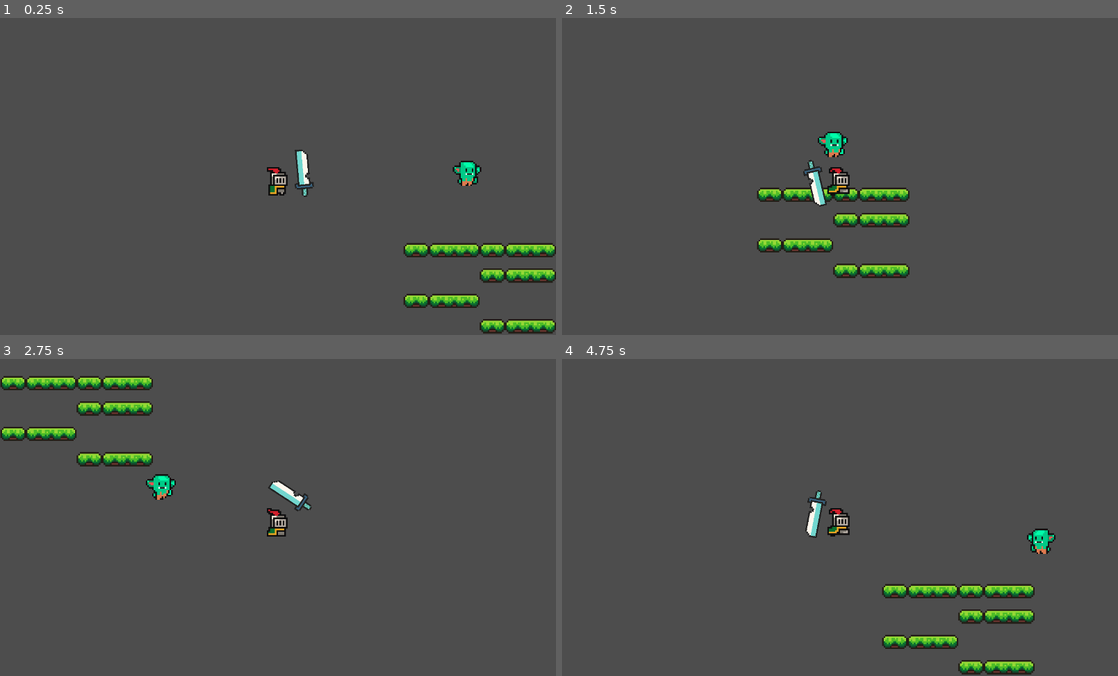
Above: before the commit, frames 1-4 (two rows, left to right).
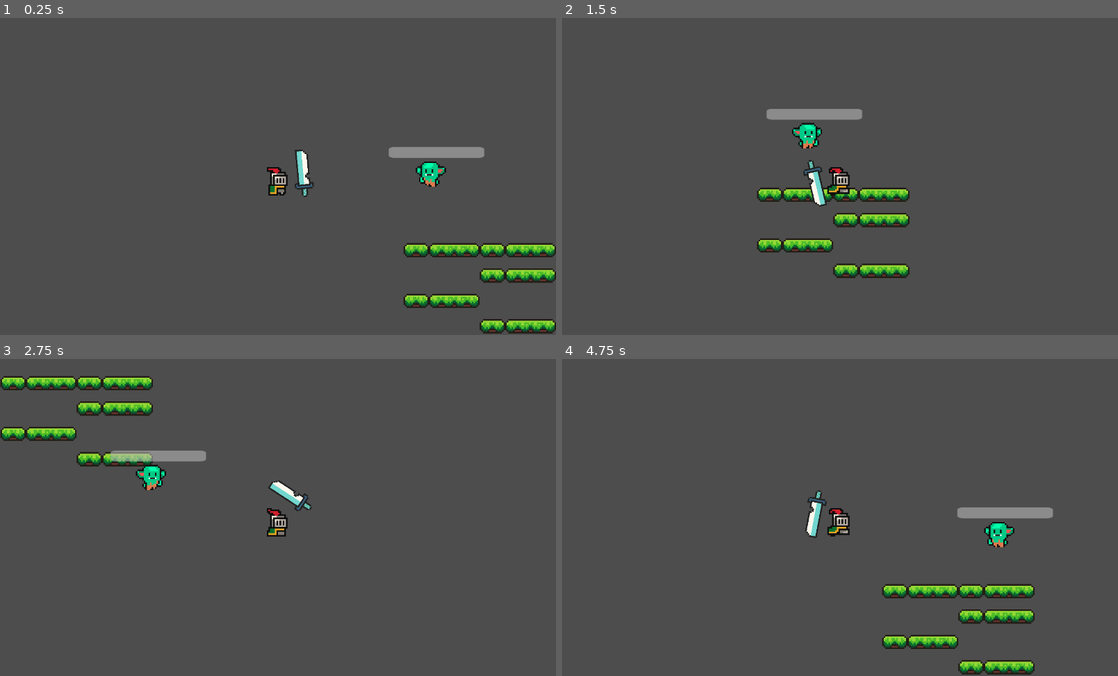
Above: after the commit, the same moments.

Repository: IAmRustee/Secrets-of-Harkanon-The-Silver-Moon-City
Game: Godot game, scene res://secrets-of-harkanon-the-silver-moon-city/Scenes/world.tscn
Two runs of this game, one before a commit and one after it. Both use one fixed random seed, a clock stepped at 60 frames per second and the inputs below.
Inputs (mouse positions are in pixels of both pictures, inside the frame that each line leads up to):
- Up to frame 1 (0.25 s): no input
- Up to frame 2 (1.5 s): move the mouse to (962, 160) at 0.52 s; press the mouse at (962, 160) at 0.53 s; hold D (Move_right) 0.53-1.28 s; move the mouse to (728, 192) at 1.27 s; release the mouse at (728, 192) at 1.28 s; hold S (Move_down) from 1.28 s (still down); click (728, 192) at 1.35 s
- Up to frame 3 (2.75 s): move the mouse to (333, 447) at 2.02 s; release S (Move_down) at 2.03 s; press the mouse at (333, 447) at 2.03 s; hold D (Move_right) from 2.03 s (still down)
- Up to frame 4 (4.75 s): move the mouse to (812, 580) at 2.77 s; release D (Move_right) at 2.78 s; release the mouse at (812, 580) at 2.78 s; hold W (Move_up) 2.78-3.53 s; click (812, 580) at 2.85 s; move the mouse to (1006, 565) at 3.52 s; press the mouse at (1006, 565) at 3.53 s; hold A (Move_left) from 3.53 s (still down); move the mouse to (673, 469) at 4.27 s; release the mouse at (673, 469) at 4.28 s; click (673, 469) at 4.35 s

The runs differ from the first frame. In frame 1, 1.2% of the frame differs, in the area x 69-88%, y 40-54%; in frame 2, 1.2%, in the area x 36-54%, y 28-44%; in frame 3, 1.1%; in frame 4, 1.2%.

Commit message:
have the enemys die when the HP goes to zero
have the enemys die when the HP goes to zero

Diff:
--- a/Scenes/Goblins.tscn
+++ b/Scenes/Goblins.tscn
@@ -129,7 +129,25 @@
 process_physics_priority = -1
 light_mask = 0
 position = Vector2(1, 0)
+scale = Vector2(1.8972057, 2.113708)
 shape = SubResource("CircleShape2D_wqigr")
+
+[node name="HPProgressBar" type="ProgressBar" parent="." unique_id=952220017]
+unique_name_in_owner = true
+anchors_preset = 8
+anchor_left = 0.5
+anchor_top = 0.5
+anchor_right = 0.5
+anchor_bottom = 0.5
+offset_left = -25.000015
+offset_top = -17.000006
+offset_right = 74.999985
+offset_bottom = 9.999994
+grow_horizontal = 2
+grow_vertical = 2
+scale = Vector2(0.60201097, 0.25422984)
+value = 100.0
+show_percentage = false
 
 [connection signal="body_entered" from="DetectionArea" to="." method="_on_detection_area_body_entered"]
 [connection signal="body_exited" from="DetectionArea" to="." method="_on_detection_area_body_exited"]
--- a/Scripts/Goblin.gd
+++ b/Scripts/Goblin.gd
@@ -8,7 +8,7 @@
 var player = null
 # this shit is the brokem part idk how to make the enemy go idle when starting the game
 @onready var amimated_sprite = $AnimatedSprite2D
-
+@onready var _hp_progress_bar: ProgressBar = %HPProgressBar
 
 
 func _ready():
@@ -50,10 +50,13 @@
 		player = body
 		player_chase = true
 
-func _on_detection_area_body_exited(body):
+func _on_detection_area_body_exited(_body):
 
 		player = null
 		player_chase = false
-func take_damage(_amount: int) -> void:
+func take_damage(amount: int) -> void:
+	_hp_progress_bar.value = max(0, _hp_progress_bar.value - amount)
+	if _hp_progress_bar.value == 0:
+		queue_free()
 	$AnimatedSprite2D.play("hit")
 	print("Enemy hit!")
